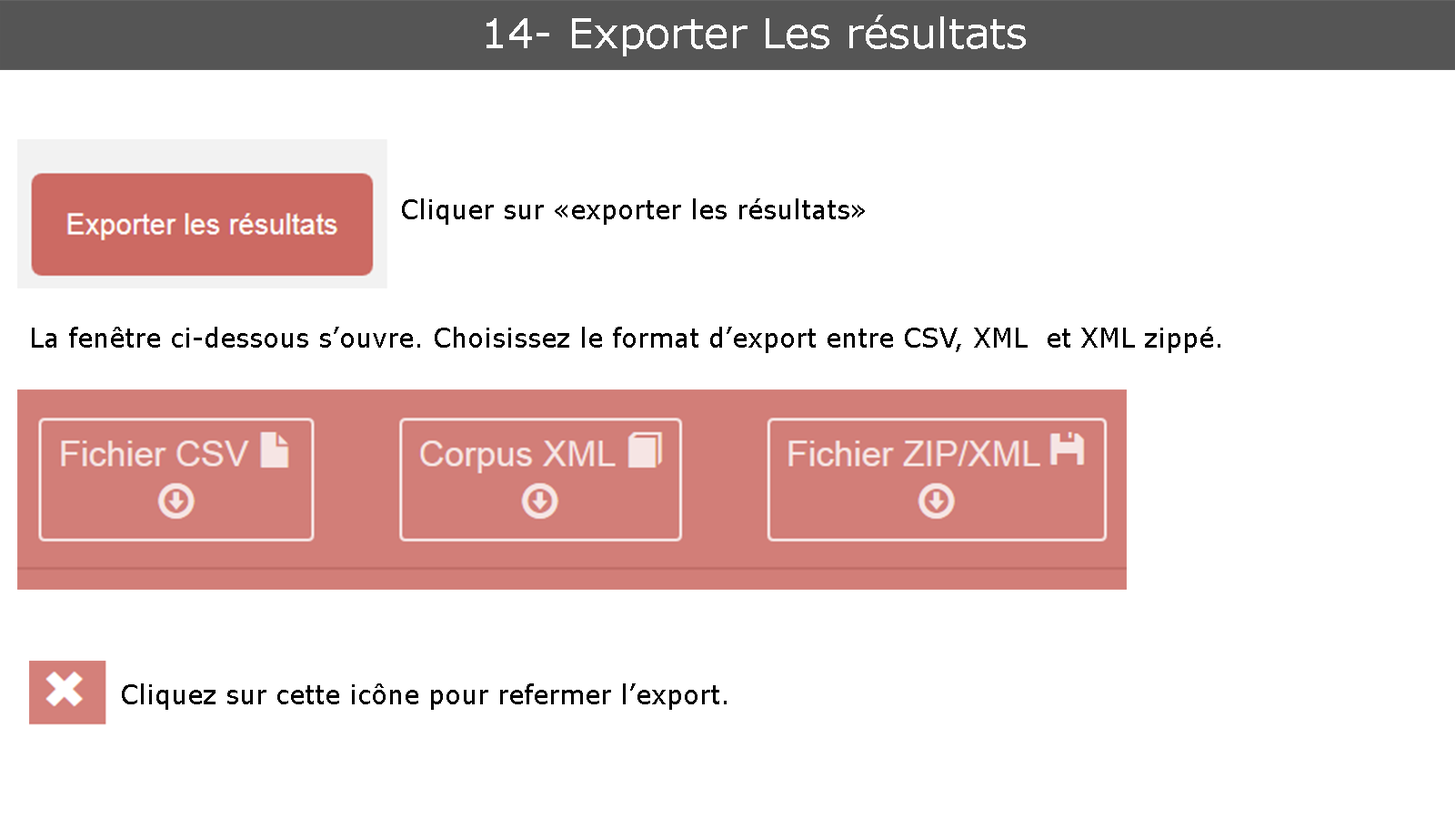
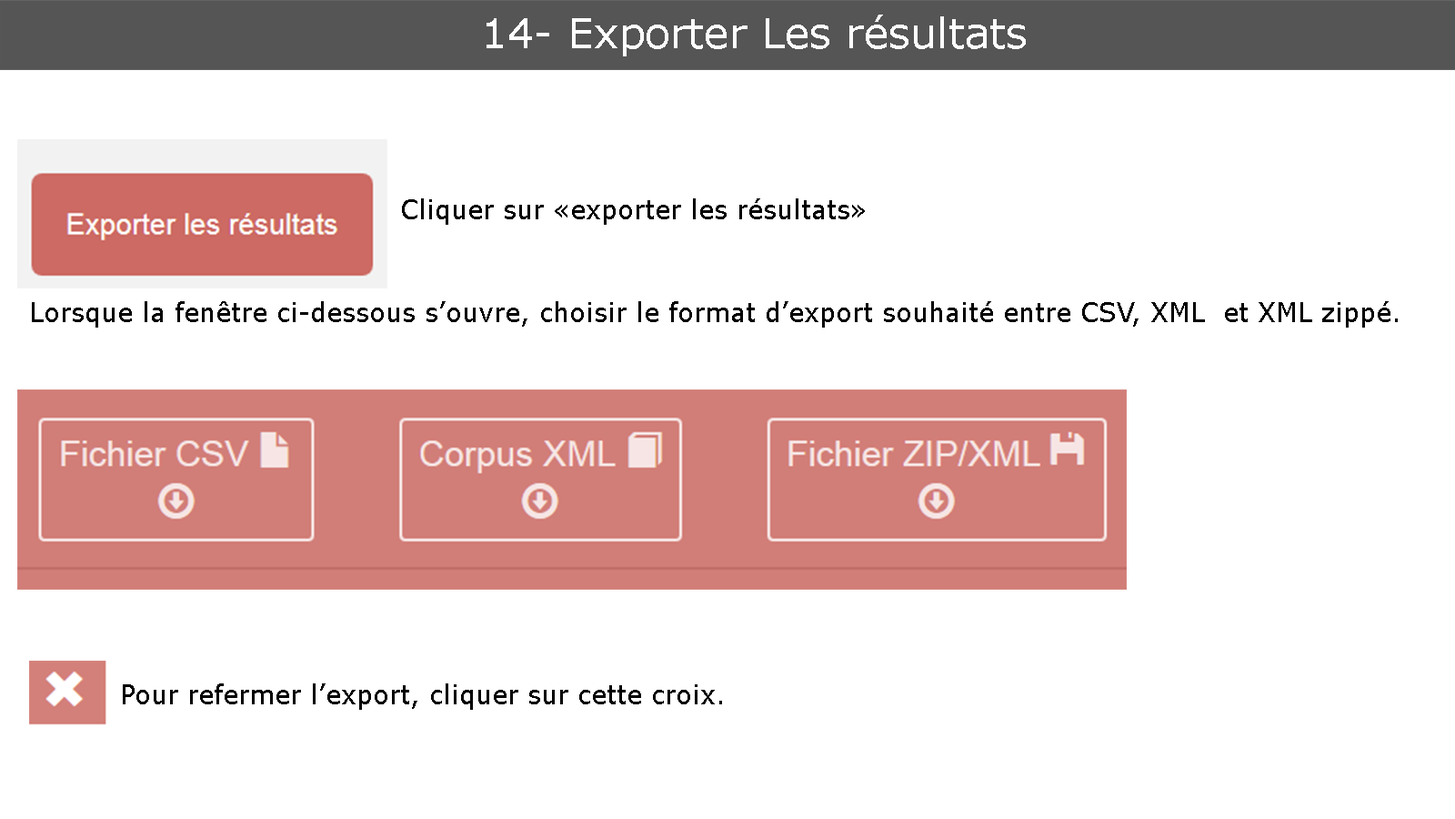
Revision of a layered 1455 × 819 image; what changed, layer by layer:
renamed "Cliquez sur cette icône pour refermer l’export." to "Pour refermer l’export, cliquer sur cette croix.", painted on it over 121, 683, 727, 710
renamed "La fenêtre ci-dessous s’ouvre. Choisissez le format d’export en" to "Lorsque la fenêtre ci-dessous s’ouvre, choisir le format d’expo", painted on it over 31, 301, 1399, 353
